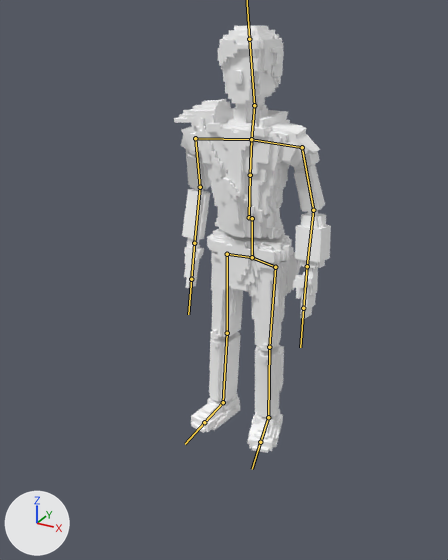
The FBX model 3DFalloutGO/Assets/Altres/Imports/VBoyNew/try_vaultboy.fbx, before and after one commit.
Both versions are drawn from a 50 mm lens placed at (3.71, -5.9, 6.24), pointed at (0.15, 0.57, 3.0). Every picture has the same lights, and +X, +Y and +Z are marked at lower left. Both versions are drawn at frame 1 of the action 'Armature|Action.001'; the numbers are the values there. The bones that bend it are drawn over the model as lines.

Names of what the first picture shows: 'vaultboy3'.
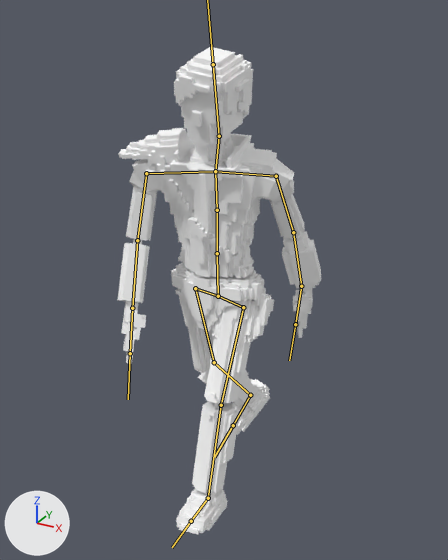
Changed parts and their boxes [x1, y1, x2, y2] in the pictures (448 x 560 px):
'vaultboy3', posed (30% wider, 14% taller)
    before: [174, 25, 331, 453]
    after: [117, 47, 321, 534]
bone 'Bone', root to tip
    before: (249, 217) to (250, 175)
    after: (217, 253) to (217, 210)
bone 'Bone.001', root to tip
    before: (250, 175) to (251, 139)
    after: (217, 210) to (215, 171)
bone 'Bone.002', root to tip
    before: (251, 139) to (254, 105)
    after: (215, 171) to (219, 136)
bone 'Bone.004', root to tip
    before: (251, 139) to (302, 147)
    after: (215, 171) to (276, 176)
bone 'Bone.005', root to tip
    before: (302, 147) to (313, 210)
    after: (276, 176) to (293, 232)
bone 'Bone.006', root to tip
    before: (313, 210) to (307, 266)
    after: (293, 232) to (301, 286)
bone 'Bone.007', root to tip
    before: (307, 266) to (303, 308)
    after: (301, 286) to (295, 324)
bone 'Bone.008', root to tip
    before: (251, 139) to (195, 138)
    after: (215, 171) to (146, 173)
bone 'Bone.009', root to tip
    before: (195, 138) to (200, 187)
    after: (146, 173) to (137, 240)
bone 'Bone.010', root to tip
    before: (200, 187) to (194, 243)
    after: (137, 240) to (132, 308)
bone 'Bone.012', root to tip
    before: (252, 218) to (252, 257)
    after: (217, 253) to (218, 296)
bone 'Bone.013', root to tip
    before: (252, 257) to (227, 254)
    after: (218, 296) to (195, 288)
bone 'Bone.014', root to tip
    before: (227, 254) to (227, 333)
    after: (195, 288) to (214, 362)
bone 'Bone.015', root to tip
    before: (227, 333) to (223, 402)
    after: (214, 362) to (250, 395)
bone 'Bone.016', root to tip
    before: (223, 402) to (204, 422)
    after: (250, 395) to (233, 425)
bone 'Bone.017', root to tip
    before: (252, 257) to (275, 267)
    after: (218, 296) to (243, 307)
bone 'Bone.018', root to tip
    before: (275, 267) to (269, 347)
    after: (243, 307) to (221, 405)
bone 'Bone.019', root to tip
    before: (269, 347) to (268, 417)
    after: (221, 405) to (208, 498)
bone 'Bone.020', root to tip
    before: (268, 417) to (260, 442)
    after: (208, 498) to (191, 521)

The change in detail:
Bone 'Bone' (bone_bone) moves from (-0.1, 0.31, -0.03) to (0.0, 0.0, 1.68).
Bone 'Bone' (bone_bone) turns from (0, 0, 0) to (4, 1, -2) degrees about its own x, y and z.
Bone 'Bone.001' (bone_bone_001) turns from (0, 0, 0) to (4, 0, 3) degrees about its own x, y and z.
Bone 'Bone.002' (bone_bone_002) turns from (0, 0, 0) to (5, -2, -8) degrees about its own x, y and z.
Bone 'Bone.004' (bone_bone_004) turns from (-3, 0, 0) to (-1, 1, 11) degrees about its own x, y and z.
Bone 'Bone.005' (bone_bone_005) turns from (-74, 12, -2) to (-72, 11, 14) degrees about its own x, y and z.
Bone 'Bone.006' (bone_bone_006) turns from (-6, -1, -21) to (-3, -1, -17) degrees about its own x, y and z.
Bone 'Bone.007' (bone_bone_007) turns from (0, 0, 0) to (-17, -7, 0) degrees about its own x, y and z.
Bone 'Bone.008' (bone_bone_008) turns from (-3, 0, 0) to (1, -1, 20) degrees about its own x, y and z.
Bone 'Bone.009' (bone_bone_009) turns from (-76, -20, -1) to (-74, 15, 15) degrees about its own x, y and z.
Bone 'Bone.010' (bone_bone_010) turns from (-7, 1, 35) to (-3, -4, 22) degrees about its own x, y and z.
Bone 'Bone.012' (bone_bone_012) moves from (0.15, -0.23, -0.18) to (-0.35, 0.05, 1.64).
Bone 'Bone.013' (bone_bone_013) turns from (0, 0, 0) to (1, 1, -11) degrees about its own x, y and z.
Bone 'Bone.014' (bone_bone_014) turns from (0, 9, -3) to (-13, 3, 2) degrees about its own x, y and z.
Bone 'Bone.015' (bone_bone_015) turns from (0, 0, 0) to (-26, 5, 2) degrees about its own x, y and z.
Bone 'Bone.016' (bone_bone_016) turns from (0, 0, 0) to (5, 0, 0) degrees about its own x, y and z.
Bone 'Bone.017' (bone_bone_017) turns from (0, 0, 0) to (0, 0, -1) degrees about its own x, y and z.
Bone 'Bone.018' (bone_bone_018) turns from (1, -16, 1) to (23, -3, 4) degrees about its own x, y and z.
Bone 'Bone.019' (bone_bone_019) turns from (0, 0, 0) to (-6, 2, -1) degrees about its own x, y and z.
Bone 'Bone.020' (bone_bone_020) turns from (0, 0, 0) to (6, 1, 7) degrees about its own x, y and z.
